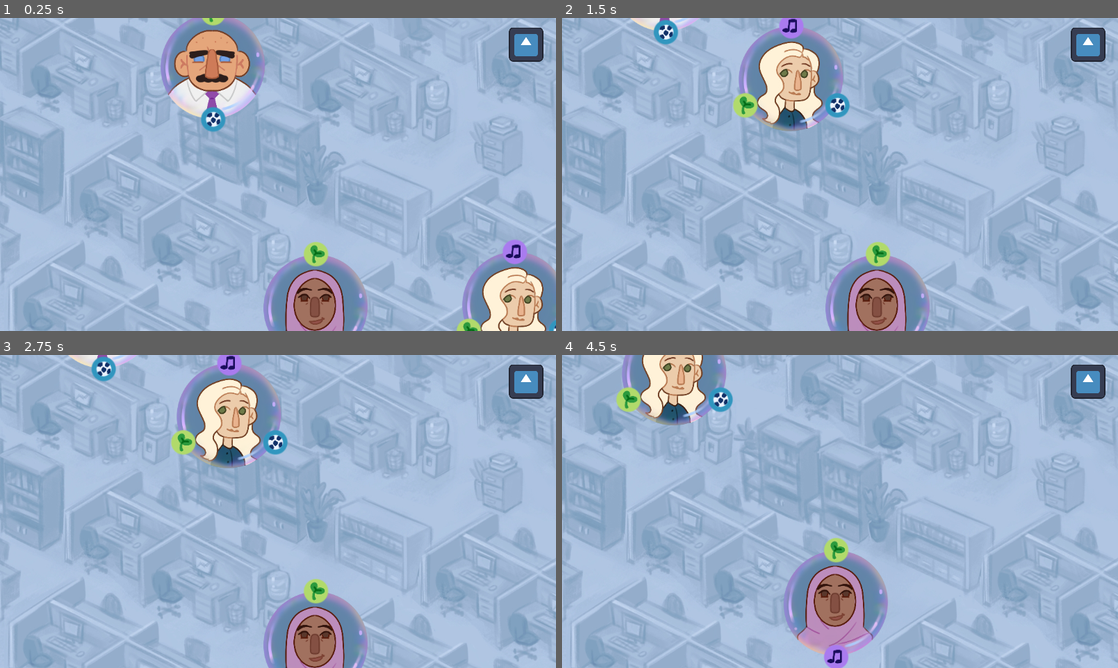
Above: before the commit, frames 1-4 (two rows, left to right).
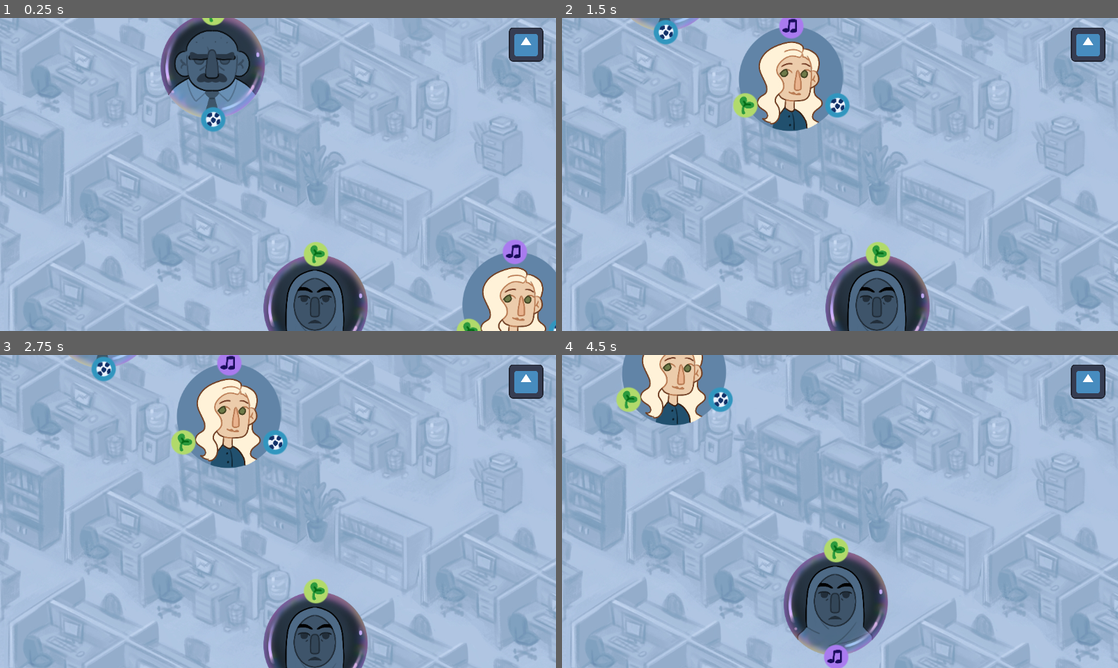
Above: after the commit, the same moments.

Repository: Andru7428/Teambuilding
Game: Godot game, scene res://main.tscn
The game is run twice, just before and just after one commit, with the same random seed, the same clock (stepped at 60 frames per second) and the same inputs. The engine's default icon, where the game draws it, is replaced by a stand-in: a white triangle on a blue panel in a dark square.
Inputs (mouse positions are in pixels of both pictures, inside the frame that each line leads up to):
- Up to frame 1 (0.25 s): no input
- Up to frame 2 (1.5 s): tap Enter at 0.5 s; drag from (1079, 305) to (773, 64) at 0.52 s; drag from (789, 77) to (667, 33) at 1.27 s
- Up to frame 3 (2.75 s): tap Space at 2 s; move the mouse to (227, 361) at 2.02 s; press the mouse at (227, 361) at 2.03 s
- Up to frame 4 (4.5 s): release the mouse at (789, 361) at 2.75 s; tap Enter at 2.75 s; drag from (840, 442) to (667, 367) at 2.77 s; drag from (628, 398) to (867, 511) at 3.52 s; drag from (878, 642) to (628, 398) at 4.27 s

The runs differ from the first frame. In frame 1, 8.8% of the frame differs, in the area x 28-100%, y 0-100%; in frame 2, 4.9%; in frame 3, 4.9%; in frame 4, 5.3%.

Commit message:
Перемещены ассеты

Diff:
--- a/bubbles/bubble_1.tres
+++ b/bubbles/bubble_1.tres
@@ -1,8 +1,8 @@
 [gd_resource type="Resource" script_class="BubbleData" load_steps=8 format=3 uid="uid://cmoe4ygeyi4x0"]
 
-[ext_resource type="Texture2D" uid="uid://c8pqgm16jjtf6" path="res://assets/bubbles/blonde.png" id="1_fpwc5"]
 [ext_resource type="Script" path="res://custom_resources/interest_data.gd" id="1_q4tfh"]
-[ext_resource type="Texture2D" uid="uid://cxbfgvtqo7uy8" path="res://assets/bubbles/blonde2.png" id="1_yu76g"]
+[ext_resource type="Texture2D" uid="uid://dacgrh4tlvy1q" path="res://assets/bubbles/blonde2.PNG" id="1_r5ved"]
+[ext_resource type="Texture2D" uid="uid://dl578y244g6p7" path="res://assets/bubbles/blonde.PNG" id="2_lhk05"]
 [ext_resource type="Resource" uid="uid://kto7fn6m8nav" path="res://interests/music.tres" id="3_6jqj4"]
 [ext_resource type="Resource" uid="uid://cmnj6n0thkrdw" path="res://interests/sport.tres" id="4_w4i57"]
 [ext_resource type="Script" path="res://custom_resources/bubble_data.gd" id="5_ecpy2"]
@@ -10,7 +10,7 @@
 
 [resource]
 script = ExtResource("5_ecpy2")
-art_sad = ExtResource("1_yu76g")
-art_happy = ExtResource("1_fpwc5")
+art_sad = ExtResource("2_lhk05")
+art_happy = ExtResource("1_r5ved")
 interests = Array[ExtResource("1_q4tfh")]([ExtResource("3_6jqj4"), ExtResource("4_w4i57"), ExtResource("5_fqdto")])
 main = true
--- a/bubbles/bubble_2.tres
+++ b/bubbles/bubble_2.tres
@@ -1,15 +1,15 @@
 [gd_resource type="Resource" script_class="BubbleData" load_steps=7 format=3 uid="uid://b0a71m858jxvk"]
 
 [ext_resource type="Script" path="res://custom_resources/interest_data.gd" id="1_6y4m4"]
-[ext_resource type="Texture2D" uid="uid://b5bjyw5c26fu8" path="res://assets/bubbles/ded2.png" id="1_g7emb"]
-[ext_resource type="Texture2D" uid="uid://quc2ydeacyyl" path="res://assets/bubbles/ded.png" id="1_un578"]
+[ext_resource type="Texture2D" uid="uid://00mxy114i4xf" path="res://assets/bubbles/ded2.PNG" id="1_si7i1"]
+[ext_resource type="Texture2D" uid="uid://b2mexabiqajt5" path="res://assets/bubbles/ded.PNG" id="2_8qb4c"]
 [ext_resource type="Script" path="res://custom_resources/bubble_data.gd" id="2_f0o7p"]
 [ext_resource type="Resource" uid="uid://btgjfoki7boxa" path="res://interests/plants.tres" id="3_euopu"]
 [ext_resource type="Resource" uid="uid://cmnj6n0thkrdw" path="res://interests/sport.tres" id="4_r5ap6"]
 
 [resource]
 script = ExtResource("2_f0o7p")
-art_sad = ExtResource("1_g7emb")
-art_happy = ExtResource("1_un578")
+art_sad = ExtResource("2_8qb4c")
+art_happy = ExtResource("1_si7i1")
 interests = Array[ExtResource("1_6y4m4")]([ExtResource("3_euopu"), ExtResource("4_r5ap6")])
 main = false
--- a/bubbles/bubble_3.tres
+++ b/bubbles/bubble_3.tres
@@ -1,15 +1,15 @@
 [gd_resource type="Resource" script_class="BubbleData" load_steps=7 format=3 uid="uid://xfbsxkoly6pi"]
 
-[ext_resource type="Texture2D" uid="uid://cwtes334frxcs" path="res://assets/bubbles/hijab.png" id="1_1sp1j"]
 [ext_resource type="Script" path="res://custom_resources/interest_data.gd" id="1_dg8qa"]
-[ext_resource type="Texture2D" uid="uid://ckwgybuerd7sm" path="res://assets/bubbles/hijab2.png" id="1_u0llv"]
+[ext_resource type="Texture2D" uid="uid://bjwowobtnufgf" path="res://assets/bubbles/hijab2.PNG" id="1_efehq"]
+[ext_resource type="Texture2D" uid="uid://b586c0ojfv11c" path="res://assets/bubbles/hijab.PNG" id="2_eclex"]
 [ext_resource type="Script" path="res://custom_resources/bubble_data.gd" id="2_vydso"]
 [ext_resource type="Resource" uid="uid://btgjfoki7boxa" path="res://interests/plants.tres" id="3_mb17a"]
 [ext_resource type="Resource" uid="uid://kto7fn6m8nav" path="res://interests/music.tres" id="4_wso63"]
 
 [resource]
 script = ExtResource("2_vydso")
-art_sad = ExtResource("1_u0llv")
-art_happy = ExtResource("1_1sp1j")
+art_sad = ExtResource("2_eclex")
+art_happy = ExtResource("1_efehq")
 interests = Array[ExtResource("1_dg8qa")]([ExtResource("3_mb17a"), ExtResource("4_wso63")])
 main = false
--- a/main.gd
+++ b/main.gd
@@ -44,9 +44,15 @@
 	if event.is_action_released("left_mouse"):
 		if current_state == States.CONNECTING:
 			if targeted_interest == null:
-				current_connection_line.queue_free()
+				current_connection_line.remove()
 			else:
-				current_connection_line.ending_interest = targeted_interest
+				if current_connection_line.starting_interest.interest_data.resource_path == targeted_interest.interest_data.resource_path \
+				and current_connection_line.starting_interest != targeted_interest:
+					if targeted_interest.connection != null:
+						targeted_interest.connection.remove()
+					current_connection_line.ending_interest = targeted_interest
+				else:
+					current_connection_line.remove()
 			current_state = States.BASE
 
 		if current_state == States.DRAGGING:
--- a/scenes/bubble/bubble.gd
+++ b/scenes/bubble/bubble.gd
@@ -8,12 +8,13 @@
 
 
 @export var bubble_data: BubbleData : set = _set_node_data
-@export var circle: Sprite2D
+@export var bubble: Sprite2D
 @export var art: Sprite2D
 @export var interest_scene: PackedScene
 
 var interests: Array[Interest]
 var dragging = false
+var happy := false : set = _set_happy
 
 
 func _physics_process(delta: float) -> void:
@@ -29,7 +30,11 @@
 	bubble_data = values
 	if not is_node_ready():
 		await ready
-	art.texture = bubble_data.art_sad
+	if bubble_data.main:
+		art.texture = bubble_data.art_happy
+		bubble.hide()
+	else:
+		art.texture = bubble_data.art_sad
 
 	var step = 2 * PI / len(bubble_data.interests)
 	for i in range(len(bubble_data.interests)):
@@ -39,6 +44,7 @@
 		new_interest.position = Vector2(sin(i * step), -cos(i * step)) * RADIUS
 		add_child(new_interest)
 		interests.append(new_interest)
+		new_interest.connecting_changed.connect(_on_interest_connection_changed)
 
 
 func _on_area_2d_mouse_entered() -> void:
@@ -47,3 +53,32 @@
 
 func _on_area_2d_mouse_exited() -> void:
 	bubble_mouse_exited.emit(self)
+
+
+func _on_interest_connection_changed(_interest: Interest) -> void:
+	for interest in interests:
+		if !interest.connected():
+			happy = false
+			return
+		else:
+			print(interest.get_neighbour())
+	happy = true
+
+
+func _set_happy(value: bool):
+	if not bubble_data.main:
+		happy = value
+		if happy:
+			art.texture = bubble_data.art_happy
+			bubble.hide()
+		else:
+			art.texture = bubble_data.art_sad
+			bubble.show()
+
+
+func connected_to_main(visited: Array[Bubble]) -> bool:
+	for interest in interests:
+		if interest.connected():
+			var neightbour = interest.get_neighbour()
+			visited.append(neightbour)
+	return false
--- a/scenes/bubble/bubble.tscn
+++ b/scenes/bubble/bubble.tscn
@@ -11,10 +11,10 @@
 [sub_resource type="CircleShape2D" id="CircleShape2D_1654c"]
 radius = 110.0
 
-[node name="Node" type="RigidBody2D" node_paths=PackedStringArray("circle", "art")]
+[node name="Node" type="RigidBody2D" node_paths=PackedStringArray("bubble", "art")]
 lock_rotation = true
 script = ExtResource("1_hmjej")
-circle = NodePath("")
+bubble = NodePath("Bubble")
 art = NodePath("Art")
 interest_scene = ExtResource("2_6ca8x")
 
@@ -25,7 +25,6 @@
 texture = ExtResource("4_c52kd")
 
 [node name="CollisionShape2D" type="CollisionShape2D" parent="."]
-scale = Vector2(1, 1)
 shape = SubResource("CircleShape2D_gcouu")
 
 [node name="Area2D" type="Area2D" parent="."]
--- a/scenes/connection_line/connection_line.gd
+++ b/scenes/connection_line/connection_line.gd
@@ -41,6 +41,7 @@
 
 func _set_starting_interest(value: Interest) -> void:
 	starting_interest = value
+	starting_interest.connection = self
 	default_color = _get_avg_color(value)
 
 
@@ -49,6 +50,8 @@
 	if starting_interest == ending_interest \
 	or starting_interest.interest_data.resource_path != ending_interest.interest_data.resource_path:
 		remove()
+	ending_interest.connection = self
+	starting_interest.connection = self
 
 
 func _get_avg_color(interest: Interest) -> Color:
--- a/scenes/interest/interest.gd
+++ b/scenes/interest/interest.gd
@@ -3,11 +3,18 @@
 
 signal mouse_entered(interest: Interest)
 signal mouse_exited(interest: Interest)
+signal connecting_changed(interest: Interest)
 
 @export var art: Sprite2D
 
 var interest_data: InterestData : set = _set_interest_data
-var connection: ConnectionLine
+var connection: ConnectionLine : set = _set_connection
+
+
+func connected() -> bool:
+	if connection != null:
+		return connection.starting_interest != null and connection.ending_interest != null
+	return false
 
 
 func _set_interest_data(values: InterestData) -> void:
@@ -17,9 +24,9 @@
 	art.texture = interest_data.art
 
 
-#func _on_area_2d_input_event(_viewport: Node, event: InputEvent, _shape_idx: int) -> void:
-#	if event.is_action_pressed("left_mouse") or event.is_action_released("left_mouse"):
-#		connection.emit(self)
+func _set_connection(value: ConnectionLine):
+	connection = value
+	connecting_changed.emit(self)
 
 
 func _on_area_2d_mouse_entered() -> void:
@@ -28,3 +35,10 @@
 
 func _on_area_2d_mouse_exited() -> void:
 	mouse_exited.emit(self)
+
+
+func get_neighbour() -> Bubble:
+	if connection.starting_interest == self:
+		return connection.ending_interest.get_parent()
+	else:
+		return connection.starting_interest.get_parent()
Renamed: bubbles/andrei.PNG -> assets/bubbles/andrei.PNG
Not shown, changed: assets/bubbles/andrei.PNG.import
Renamed: bubbles/andrei2.PNG -> assets/bubbles/andrei2.PNG
Not shown, changed: assets/bubbles/andrei2.PNG.import
Renamed: bubbles/anya.PNG -> assets/bubbles/anya.PNG
Not shown, changed: assets/bubbles/anya.PNG.import
Renamed: bubbles/anya2.PNG -> assets/bubbles/anya2.PNG
Not shown, changed: assets/bubbles/anya2.PNG.import
Renamed: bubbles/asian.PNG -> assets/bubbles/asian.PNG
Not shown, changed: assets/bubbles/asian.PNG.import
Renamed: bubbles/asian2.PNG -> assets/bubbles/asian2.PNG
Not shown, changed: assets/bubbles/asian2.PNG.import
(and 28 more such lines)
